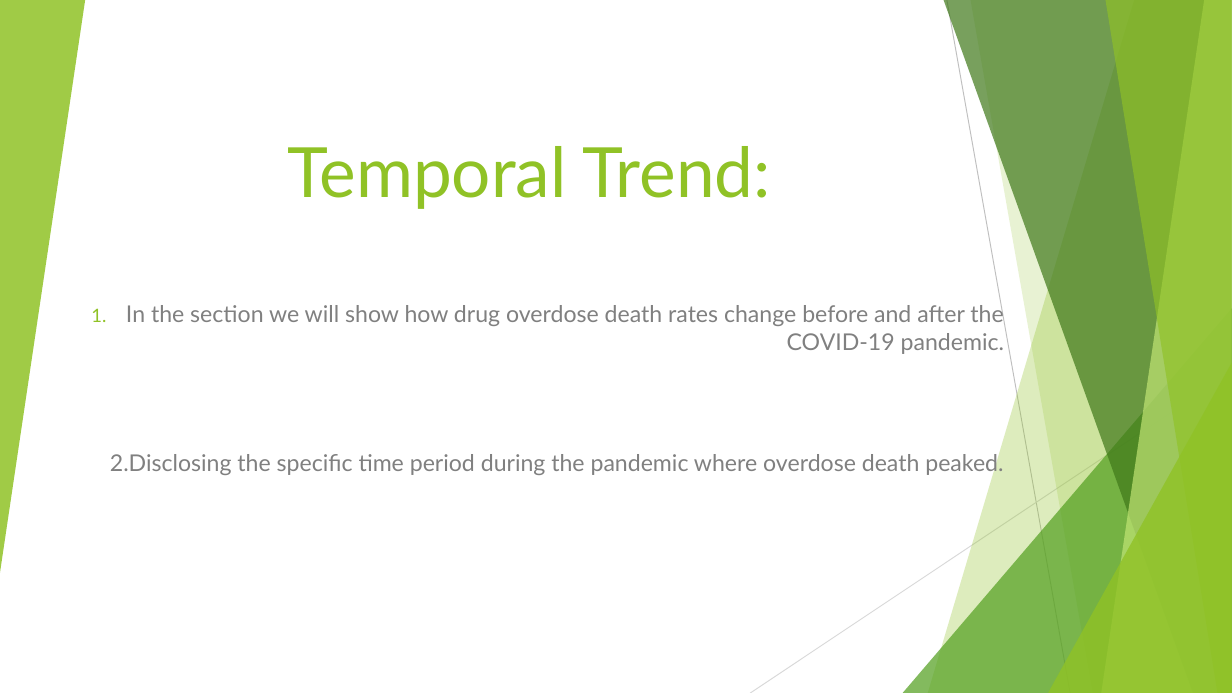
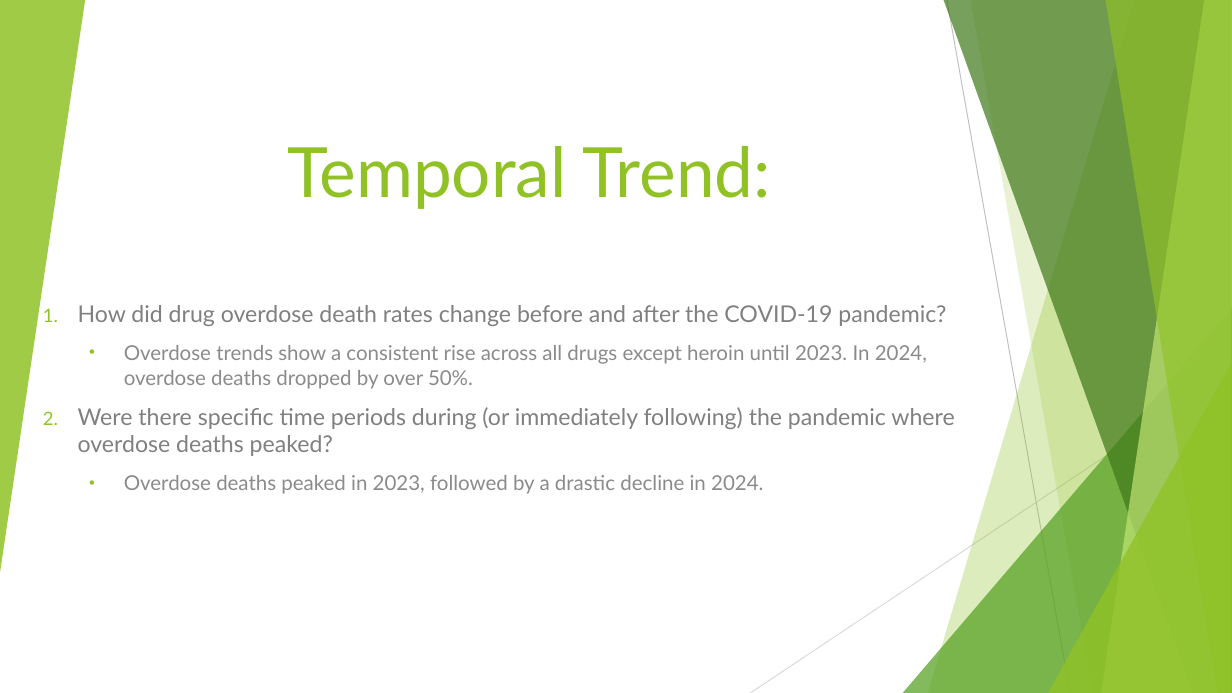
Before and after one commit to Inshirahk/Project-3-, a slide deck: slide 7 of Project 3 The Impact of Covid 19 (3) (2).pptx. Drawn at 1232x693 pixels with LibreOffice and Linux fonts; fonts in the diff are those of the drawing. Boxes give left, top, right and bottom in pixels: in the first picture for what was removed or moved away, otherwise in the second. Text is boxed around its words. In the diff, an @@ line names an element or a change of style, - is before the commit and + after.

Commit message:
Temporal Trends PPT

```diff
--- a/Project 3 The Impact of Covid 19 (3) (2).pptx
+++ b/Project 3 The Impact of Covid 19 (3) (2).pptx
@@ subtitle at [78,305,954,494]: text changed; size 18 to 16 pt; text colour #808080 to #8C8C8C @@
-1. In the section we will show how drug overdose death rates change before and after the COVID-19 pandemic.
-2.Disclosing the specific time period during the pandemic where overdose death peaked.
+1. How did drug overdose death rates change before and after the COVID-19 pandemic?
+  • Overdose trends show a consistent rise across all drugs except heroin until 2023. In 2024, overdose deaths dropped by over 50%.
+2. Were there specific time periods during (or immediately following) the pandemic where overdose deaths peaked?
+  • Overdose deaths peaked in 2023, followed by a drastic decline in 2024.
```
Also in this commit, not shown: 1 slide added.
